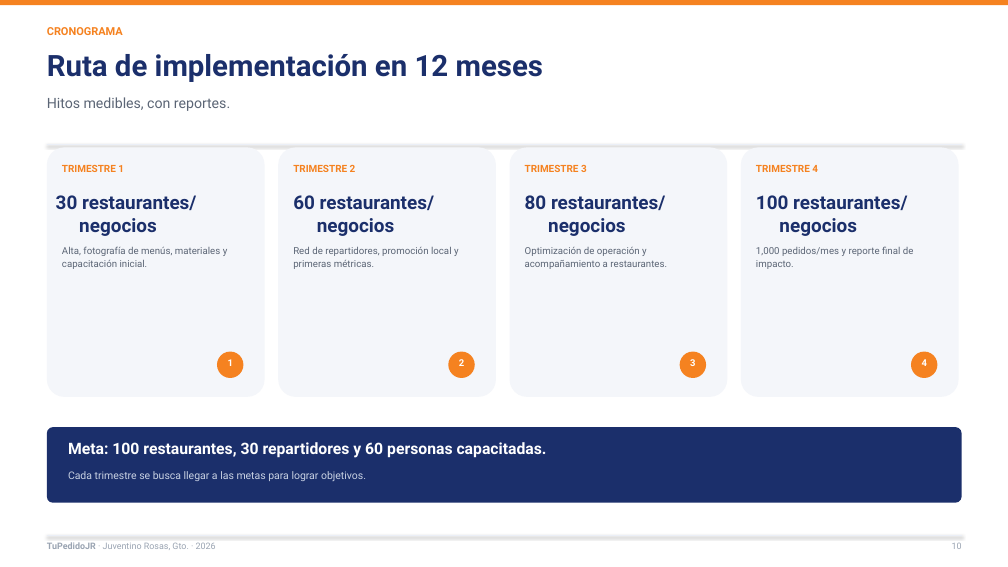
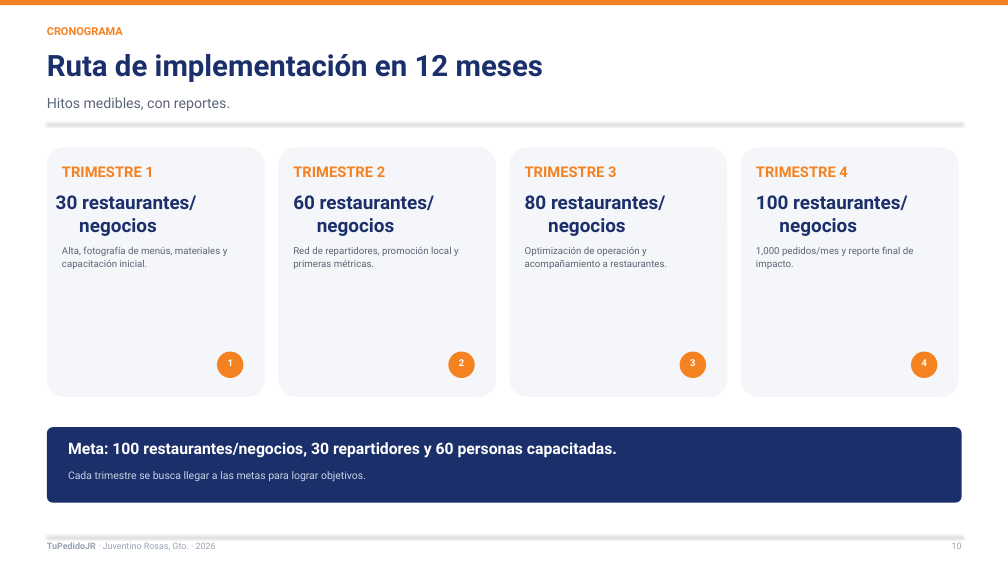
Before and after one commit to Lodoman-old/TuPedidoJR, a slide deck: slide 12 of docs/presentacion/TuPedidoJR_2026.pptx (slide 10 before the commit). Drawn at 1008x567 pixels with LibreOffice and Linux fonts; fonts in the diff are those of the drawing. Boxes give left, top, right and bottom in pixels: in the first picture for what was removed or moved away, otherwise in the second. Text is boxed around its words. In the diff, an @@ line names an element or a change of style, - is before the commit and + after.

```diff
--- a/docs/presentacion/TuPedidoJR_2026.pptx
+++ b/docs/presentacion/TuPedidoJR_2026.pptx
@@ line moved from (47, 144) - (962, 144) to (47, 123) - (962, 123) @@
@@ size 9.5 to 14 pt in 4 elements at <box>62,166,153,177</box>, <box>293,166,385,177</box>, <box>525,166,616,177</box>, <box>756,166,847,177</box> @@
@@ text at <box>68,442,617,458</box>: text changed @@
-Meta: 100 restaurantes, 30 repartidores y 60 personas capacitadas.
+Meta: 100 restaurantes/negocios, 30 repartidores y 60 personas capacitadas.
```
Also in this commit, not shown: 12 other slides changed, 5 other files.
